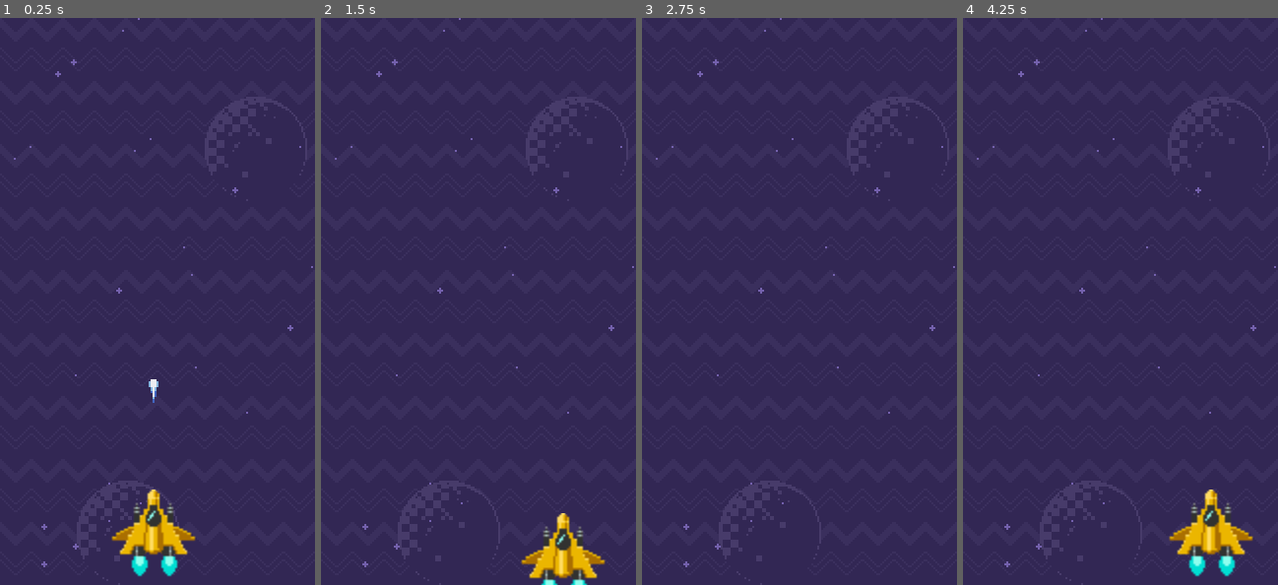
Above: before the commit, frames 1-4 (left to right).
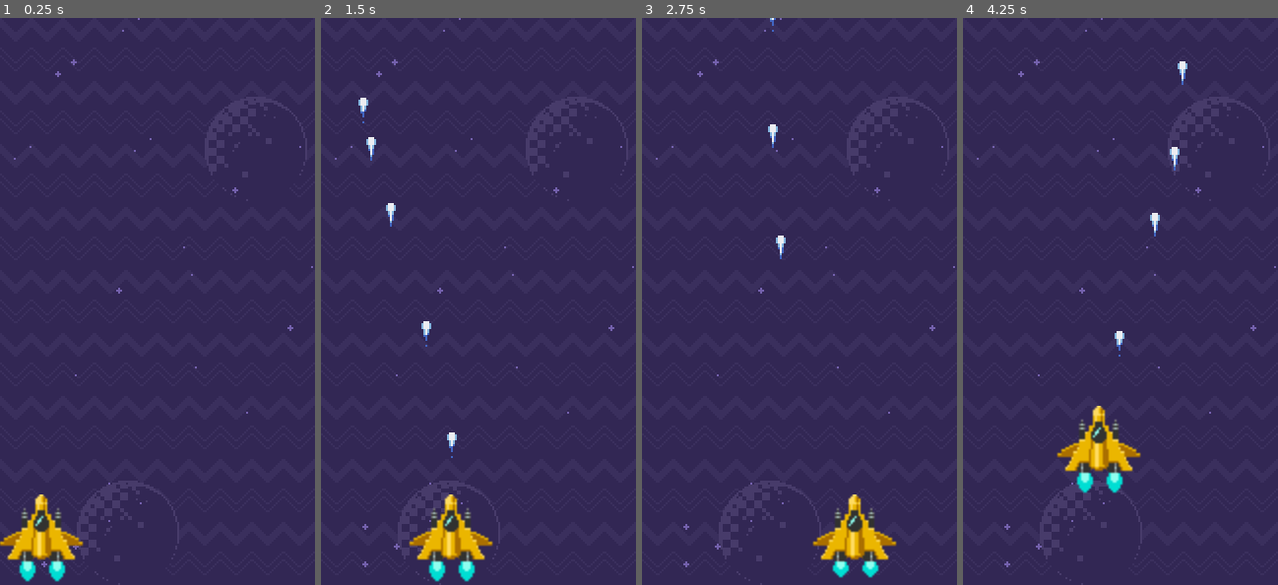
Above: after the commit, the same moments.

Repository: mateusaraujo1/astro-survivor
Game: Godot game, scene res://scenes/game.tscn
Two runs of this game, one before a commit and one after it. Both use one fixed random seed, a clock stepped at 60 frames per second and the inputs below. The project has no main scene, so this scene is started directly.
Inputs:
- Up to frame 1 (0.25 s): no input
- Up to frame 2 (1.5 s): tap Enter (ui_accept) at 0.5, 0.6, 0.77, 1.07, 1.35 s; hold D (mv-direito) 0.53-1.28 s; hold S (mv-baixo) from 1.28 s (still down)
- Up to frame 3 (2.75 s): tap Enter (ui_accept) at 1.52, 1.82, 2.1 s; release S (mv-baixo) at 2.03 s; hold D (mv-direito) from 2.03 s (still down)
- Up to frame 4 (4.25 s): release D (mv-direito) at 2.78 s; hold W (mv-cima) 2.78-3.53 s; tap Enter (ui_accept) at 2.85, 3.02, 3.32, 3.6, 3.77, 4.07 s; hold A (mv-esquerdo) from 3.53 s (still down)

The runs differ from the first frame. In frame 1, 4.0% of the frame differs, in the area x 0-63%, y 63-100%; in frame 2, 4.0%; in frame 3, 2.1%; in frame 4, 4.2%, in the area x 29-93%, y 7-99%.

Commit message:
a03: finish

Diff:
--- a/project.godot
+++ b/project.godot
@@ -29,6 +29,34 @@
 
 [input]
 
+ui_left={
+"deadzone": 0.5,
+"events": [ Object(InputEventKey,"resource_local_to_scene":false,"resource_name":"","device":0,"alt":false,"shift":false,"control":false,"meta":false,"command":false,"pressed":false,"scancode":16777231,"unicode":0,"echo":false,"script":null)
+, Object(InputEventJoypadButton,"resource_local_to_scene":false,"resource_name":"","device":0,"button_index":14,"pressure":0.0,"pressed":false,"script":null)
+, Object(InputEventKey,"resource_local_to_scene":false,"resource_name":"","device":0,"alt":false,"shift":false,"control":false,"meta":false,"command":false,"pressed":false,"scancode":65,"unicode":0,"echo":false,"script":null)
+ ]
+}
+ui_right={
+"deadzone": 0.5,
+"events": [ Object(InputEventKey,"resource_local_to_scene":false,"resource_name":"","device":0,"alt":false,"shift":false,"control":false,"meta":false,"command":false,"pressed":false,"scancode":16777233,"unicode":0,"echo":false,"script":null)
+, Object(InputEventJoypadButton,"resource_local_to_scene":false,"resource_name":"","device":0,"button_index":15,"pressure":0.0,"pressed":false,"script":null)
+, Object(InputEventKey,"resource_local_to_scene":false,"resource_name":"","device":0,"alt":false,"shift":false,"control":false,"meta":false,"command":false,"pressed":false,"scancode":68,"unicode":0,"echo":false,"script":null)
+ ]
+}
+ui_up={
+"deadzone": 0.5,
+"events": [ Object(InputEventKey,"resource_local_to_scene":false,"resource_name":"","device":0,"alt":false,"shift":false,"control":false,"meta":false,"command":false,"pressed":false,"scancode":16777232,"unicode":0,"echo":false,"script":null)
+, Object(InputEventJoypadButton,"resource_local_to_scene":false,"resource_name":"","device":0,"button_index":12,"pressure":0.0,"pressed":false,"script":null)
+, Object(InputEventKey,"resource_local_to_scene":false,"resource_name":"","device":0,"alt":false,"shift":false,"control":false,"meta":false,"command":false,"pressed":false,"scancode":87,"unicode":0,"echo":false,"script":null)
+ ]
+}
+ui_down={
+"deadzone": 0.5,
+"events": [ Object(InputEventKey,"resource_local_to_scene":false,"resource_name":"","device":0,"alt":false,"shift":false,"control":false,"meta":false,"command":false,"pressed":false,"scancode":16777234,"unicode":0,"echo":false,"script":null)
+, Object(InputEventJoypadButton,"resource_local_to_scene":false,"resource_name":"","device":0,"button_index":13,"pressure":0.0,"pressed":false,"script":null)
+, Object(InputEventKey,"resource_local_to_scene":false,"resource_name":"","device":0,"alt":false,"shift":false,"control":false,"meta":false,"command":false,"pressed":false,"scancode":83,"unicode":0,"echo":false,"script":null)
+ ]
+}
 mv-esquerdo={
 "deadzone": 0.5,
 "events": [ Object(InputEventKey,"resource_local_to_scene":false,"resource_name":"","device":0,"alt":false,"shift":false,"control":false,"meta":false,"command":false,"pressed":false,"scancode":65,"unicode":0,"echo":false,"script":null)
--- a/scenes/game.tscn
+++ b/scenes/game.tscn
@@ -1,9 +1,8 @@
-[gd_scene load_steps=6 format=2]
+[gd_scene load_steps=5 format=2]
 
 [ext_resource path="res://sprites/background.png" type="Texture" id=1]
 [ext_resource path="res://sprites/ship.png" type="Texture" id=2]
 [ext_resource path="res://scripts/ship.gd" type="Script" id=3]
-[ext_resource path="res://scenes/laser.tscn" type="PackedScene" id=4]
 
 [sub_resource type="Animation" id=1]
 resource_name = "fogo"
@@ -29,7 +28,7 @@
 centered = false
 
 [node name="ship" type="Node2D" parent="."]
-position = Vector2( 78, 263.379 )
+position = Vector2( 21, 268 )
 script = ExtResource( 3 )
 __meta__ = {
 "_edit_group_": true
@@ -38,10 +37,8 @@
 [node name="ship" type="Sprite" parent="ship"]
 texture = ExtResource( 2 )
 hframes = 2
+frame = 1
 
 [node name="anim" type="AnimationPlayer" parent="ship"]
 autoplay = "fogo"
 anims/fogo = SubResource( 1 )
-
-[node name="laser" parent="." instance=ExtResource( 4 )]
-position = Vector2( 77.3408, 235.73 )
--- a/scripts/laser.gd
+++ b/scripts/laser.gd
@@ -1,6 +1,7 @@
 extends Node2D
 
 var velocidade = 200
+
 
 func _ready():
 	pass
--- a/scripts/ship.gd
+++ b/scripts/ship.gd
@@ -1,7 +1,12 @@
 extends Node2D
 
+const PRE_LASER = preload("res://scenes/laser.tscn")
+
 var velocidade = 60
-# 20 pixels
+#  pixels
+
+#posicao minima esquerda = 21
+#posicao maxima direita = 139
 
 #acontece só quando a nave aparece
 func _ready():
@@ -14,17 +19,26 @@
 	var direcao_y = 0
 
 	# 1 seria 1 pixel
-	if Input.is_action_pressed("mv-esquerdo"):
+	if Input.is_action_pressed("ui_left"):
 		direcao_x += -1
 	# += pra poder zerar e a nave ficar parada, se as duas teclas forem pressionadas
-	if Input.is_action_pressed("mv-direito"):
+	if Input.is_action_pressed("ui_right"):
 		direcao_x += 1
 
-	if Input.is_action_pressed("mv-cima"):
+	if Input.is_action_pressed("ui_up"):
 		direcao_y += -1
 
-	if Input.is_action_pressed("mv-baixo"):
+	if Input.is_action_pressed("ui_down"):
 		direcao_y += 1
 
+	if Input.is_action_just_pressed("ui_accept"):
+		var laser = PRE_LASER.instance()
+		get_parent().add_child(laser)
+		laser.global_position = global_position + Vector2(0, -30)
+
 	translate(Vector2(direcao_x, direcao_y) * velocidade * delta)
+
+	#faz o x ficar entre 21 e 139
+	global_position.x = clamp(global_position.x, 21, 139)
+	global_position.y = clamp(global_position.y, 24, 266)
 	pass
